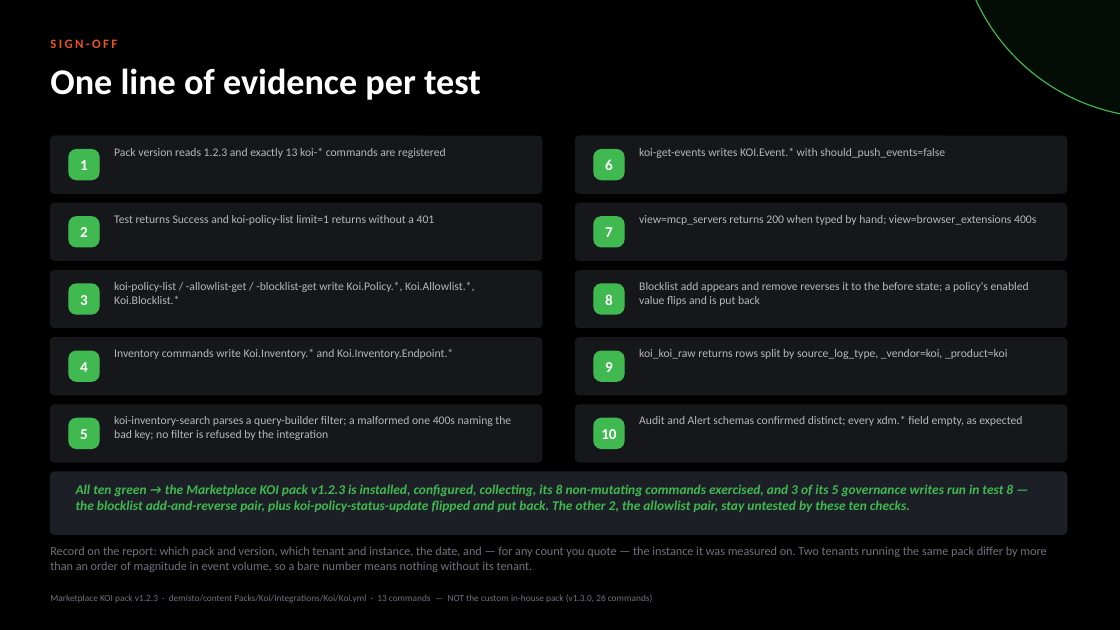
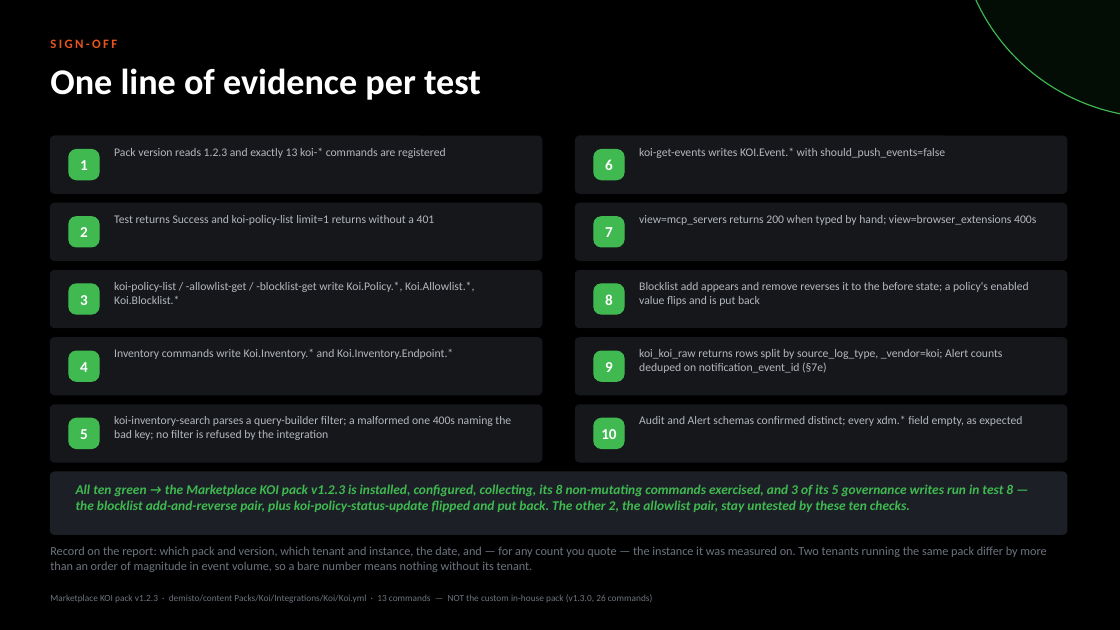
Before and after one commit to ayman-m/koi-xsiam-markeplacepack, a slide deck: slide 23 of docs/KOI_Marketplace_Pack_Test_Guide.pptx (slide 21 before the commit). Drawn at 1120x630 pixels with LibreOffice and Linux fonts; fonts in the diff are those of the drawing. Boxes give left, top, right and bottom in pixels: in the first picture for what was removed or moved away, otherwise in the second. Text is boxed around its words. In the diff, an @@ line names an element or a change of style, - is before the commit and + after.

```diff
--- a/docs/KOI_Marketplace_Pack_Test_Guide.pptx
+++ b/docs/KOI_Marketplace_Pack_Test_Guide.pptx
@@ text at [639,349,1003,373]: text changed @@
-koi_koi_raw returns rows split by source_log_type, _vendor=koi, _product=koi
+koi_koi_raw returns rows split by source_log_type, _vendor=koi; Alert counts deduped on notification_event_id (§7e)
```
Also in this commit, not shown: 5 other slides changed, 2 slides added, 2 other files.
